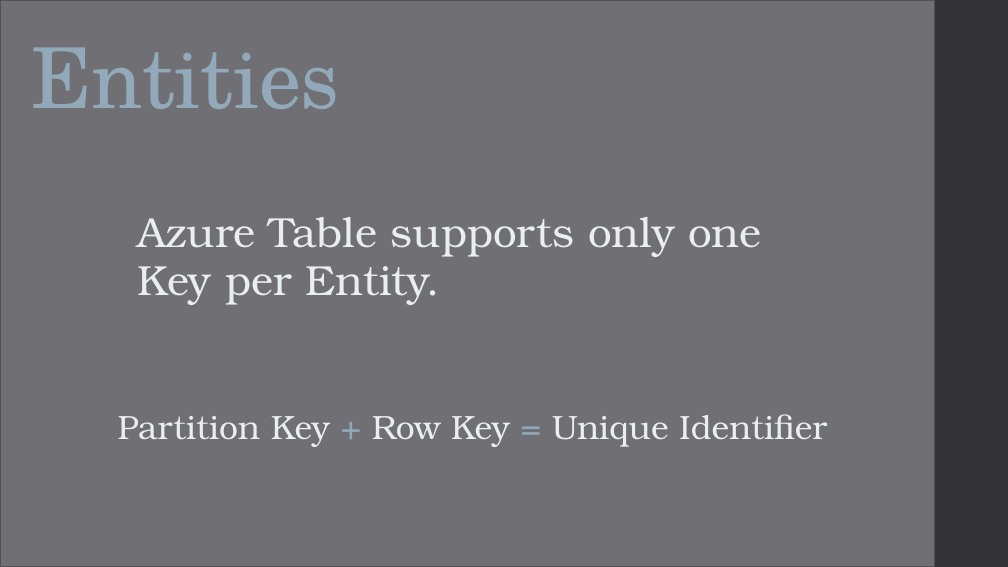
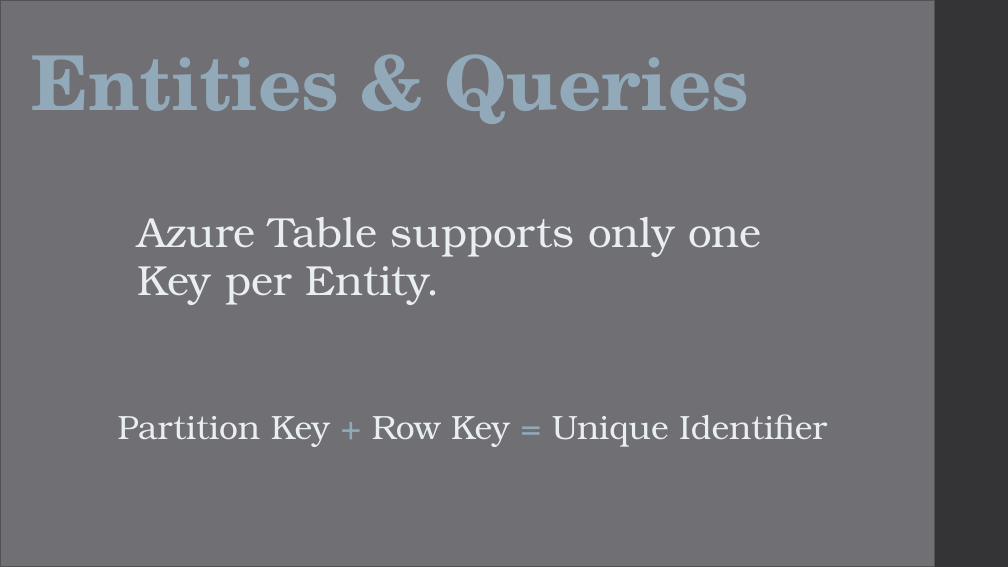
Before and after one commit to CaitieM20/DotNetConf, a slide deck: slide 8 of Patterns & Best Practices For Moving From RDBMS to Azure Storage.pptx. Drawn at 1008x567 pixels with LibreOffice and Linux fonts; fonts in the diff are those of the drawing. Boxes give left, top, right and bottom in pixels: in the first picture for what was removed or moved away, otherwise in the second. Text is boxed around its words. In the diff, an @@ line names an element or a change of style, - is before the commit and + after.

```diff
--- a/Patterns & Best Practices For Moving From RDBMS to Azure Storage.pptx
+++ b/Patterns & Best Practices For Moving From RDBMS to Azure Storage.pptx
@@ title at <box>32,54,749,124</box>: text changed; size 80 to 72 pt; bold on @@
-Entities
+Entities & Queries
```
Also in this commit, not shown: 25 other slides changed, 1 slide added, 1 slide removed.
